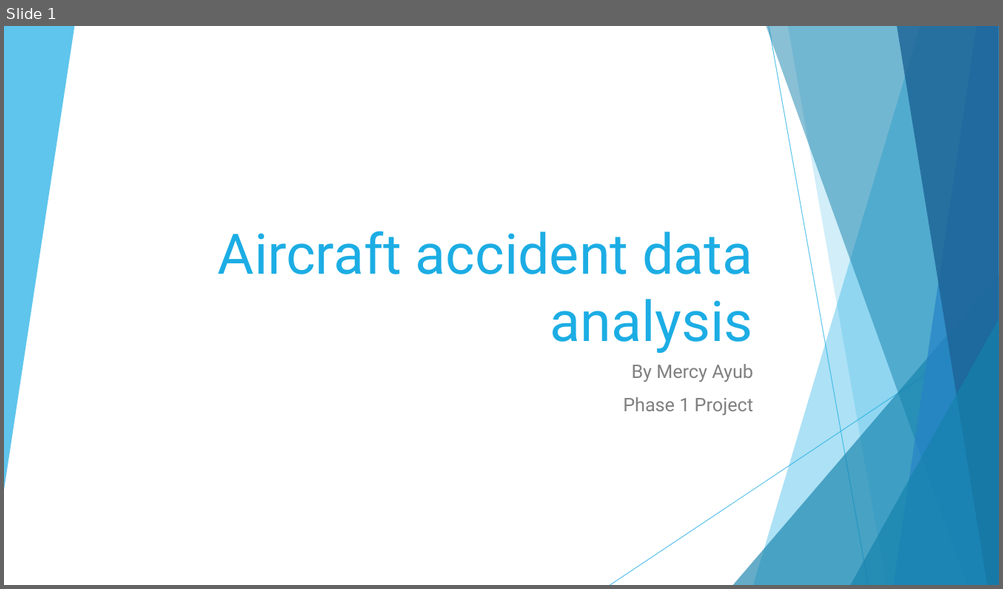
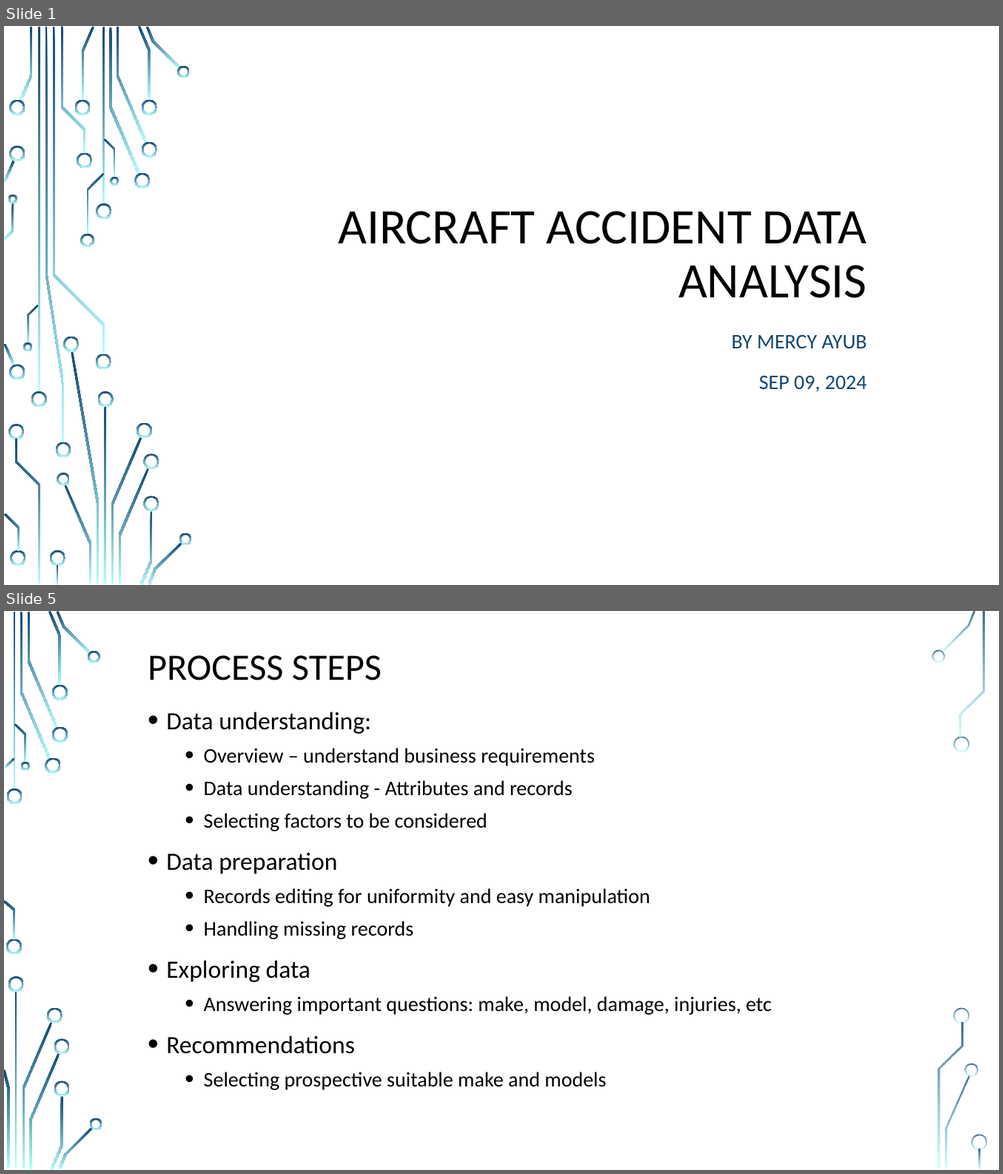
Before and after one commit to mercy-gh/Phase1Project, a slide deck: presentation.pptx. Shown one above the other, each under a label of ours: slide 1 before the commit, slides 1 and 5 after it; the slides between them are not shown. The pictures are 1003x589 and 1003x1174 pixels, drawn with LibreOffice and Linux fonts; fonts in the diff are those of the drawing; background and template pictures are left out. Boxes give left, top, right and bottom in pixels: in the first picture for what was removed or moved away, otherwise in the second. Text is boxed around its words. In the diff, an @@ line names an element or a change of style, - is before the commit and + after.

```diff
--- a/presentation.pptx
+++ b/presentation.pptx
@@ slide 5 added at bbox=[4, 611, 999, 1170], background picture (left out) @@
@@ title added at bbox=[148, 655, 381, 681], 36 pt, text #000000 @@
+PROCESS STEPS
@@ text added at bbox=[166, 712, 771, 1091], 20 pt, text #000000 @@
+• Data understanding:
+  • Overview – understand business requirements
+  • Data understanding - Attributes and records
+  • Selecting factors to be considered
+• Data preparation
+  • Records editing for uniformity and easy manipulation
+  • Handling missing records
+• Exploring data
+  • Answering important questions: make, model, damage, injuries, etc
+• Recommendations
+  • Selecting prospective suitable make and models
@@ group added at bbox=[4, 611, 987, 1170]: 33 freeform shapes, 3 rectangles @@
@@ slide 1 changed as well @@
@@ freeform shape: place and size @@
-freeform shape at bbox=[4, 26, 74, 490]
+freeform shape at bbox=[45, 27, 65, 443]
@@ freeform shape at bbox=[45, 27, 65, 443]: fill #1CADE4 at 70% opacity to gradient #134770 to #B4FFFF @@
@@ title at bbox=[338, 211, 867, 298]: text changed; size 54 to 48 pt; font Roboto to Calibri; text colour #1CADE4 to #000000 @@
-Aircraft accident data analysis
+AIRCRAFT ACCIDENT DATA ANALYSIS
@@ subtitle at bbox=[731, 335, 867, 392]: text changed; size 18 to 20 pt; font Roboto to Calibri; text colour #808080 to #134770 @@
-By Mercy Ayub
-Phase 1 Project
+BY MERCY AYUB
+SEP 09, 2024
@@ group removed at bbox=[610, 26, 999, 585]: 5 freeform shapes, 2 lines, 2 triangles @@
@@ group added at bbox=[4, 26, 192, 585]: 49 freeform shapes, 4 rectangles @@
```
Also in this commit, not shown: 2 other slides changed, 8 other slides added, 8 slides removed, 5 other files.
